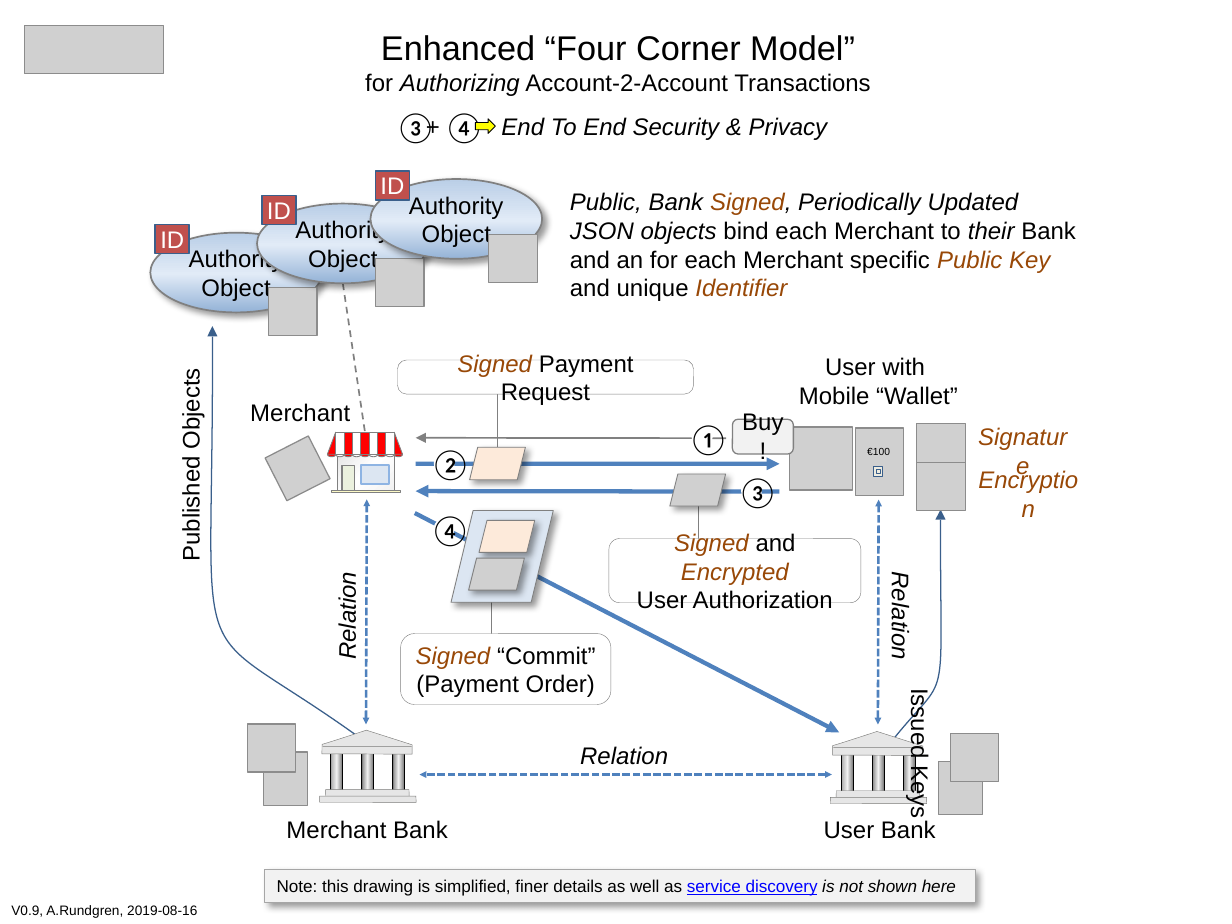
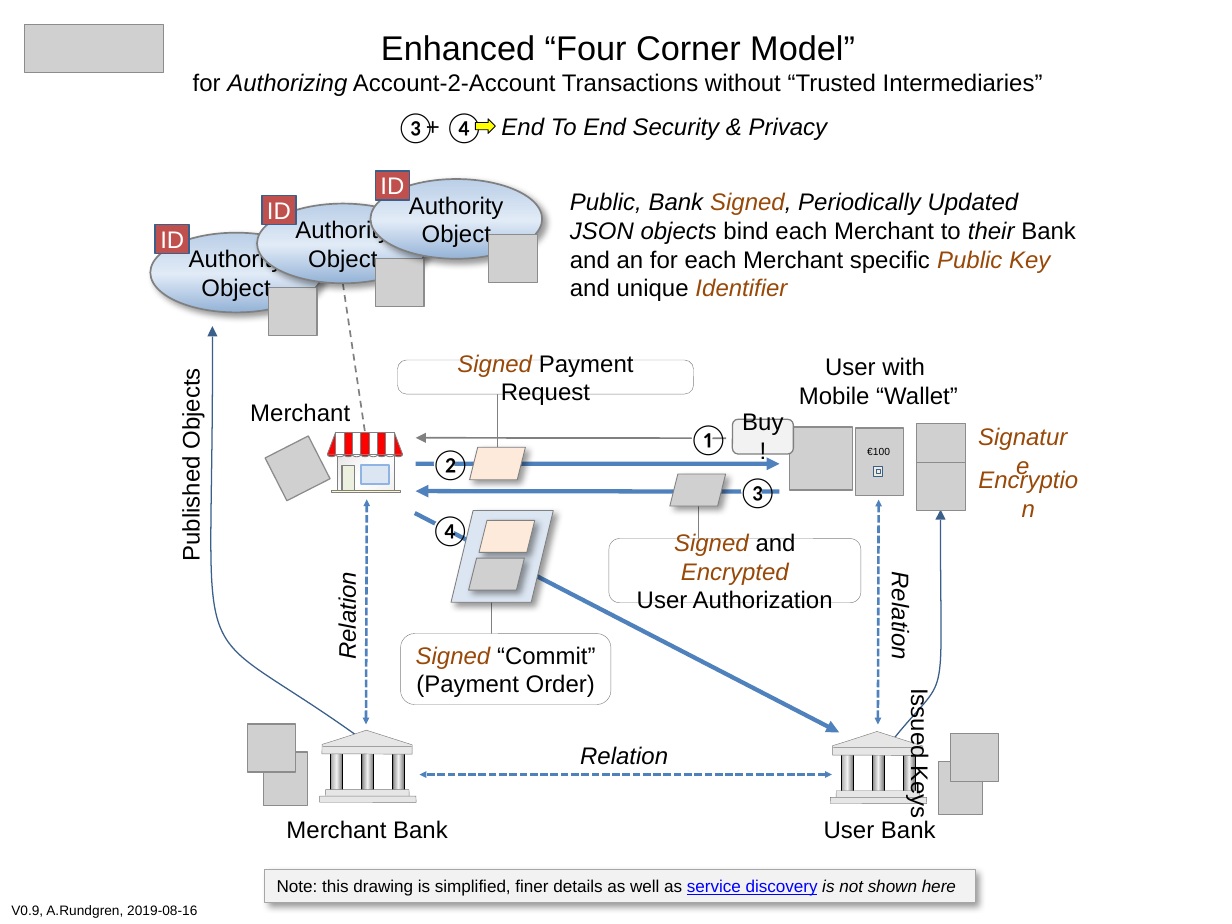
Before and after one commit to cyberphone/doc, a slide deck: slide 1 of saturn/enhanced-four-corner-model.pptx. Drawn at 1232x924 pixels with LibreOffice and Linux fonts; fonts in the diff are those of the drawing; grey boxes stand for pictures. Boxes give left, top, right and bottom in pixels: in the first picture for what was removed or moved away, otherwise in the second. Text is boxed around its words. In the diff, an @@ line names an element or a change of style, - is before the commit and + after.

```diff
--- a/saturn/enhanced-four-corner-model.pptx
+++ b/saturn/enhanced-four-corner-model.pptx
@@ text "Enhanced “Four Corner Model”": place and size @@
-text "Enhanced “Four Corner Model”" at [365,35,870,96]
+text "Enhanced “Four Corner Model”" at [193,35,1043,96]
@@ text at [193,73,1043,96]: text changed @@
-for Authorizing Account-2-Account Transactions
+for Authorizing Account-2-Account Transactions without “Trusted Intermediaries”
```
Also in this commit, not shown: 1 other file.
